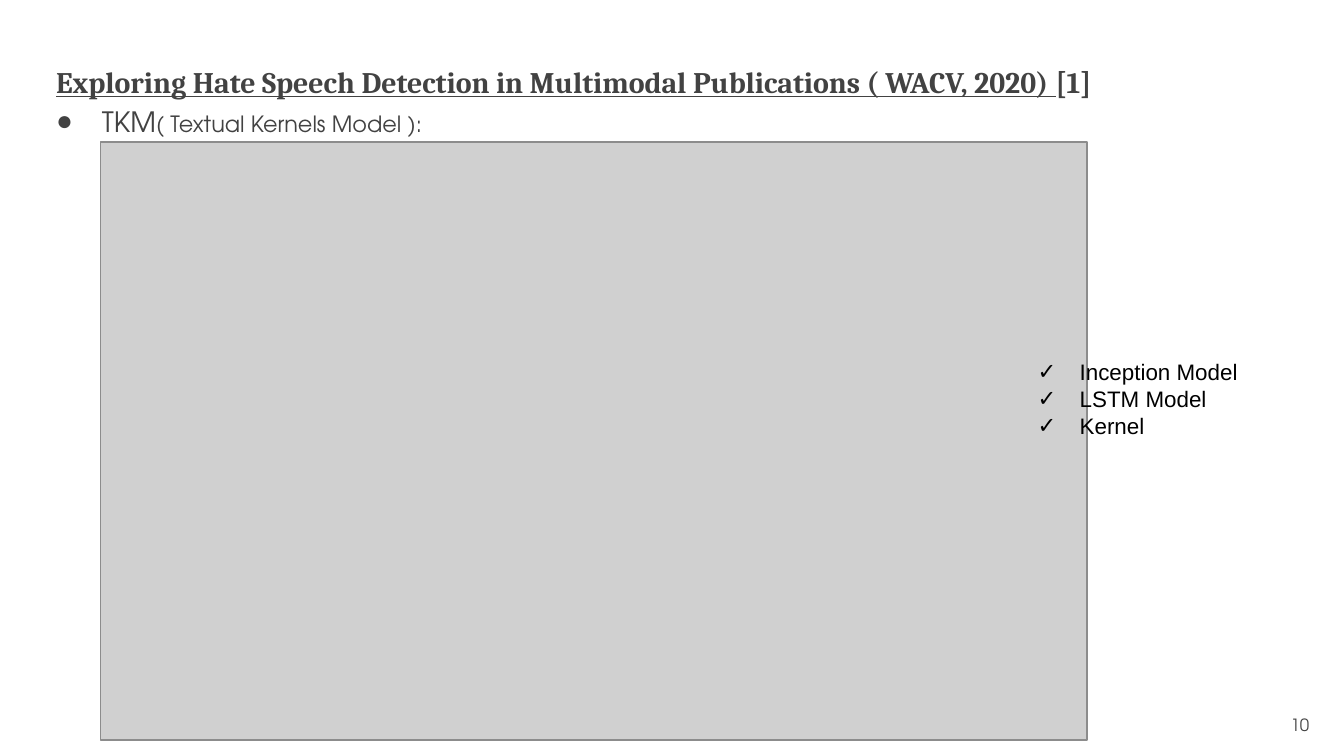
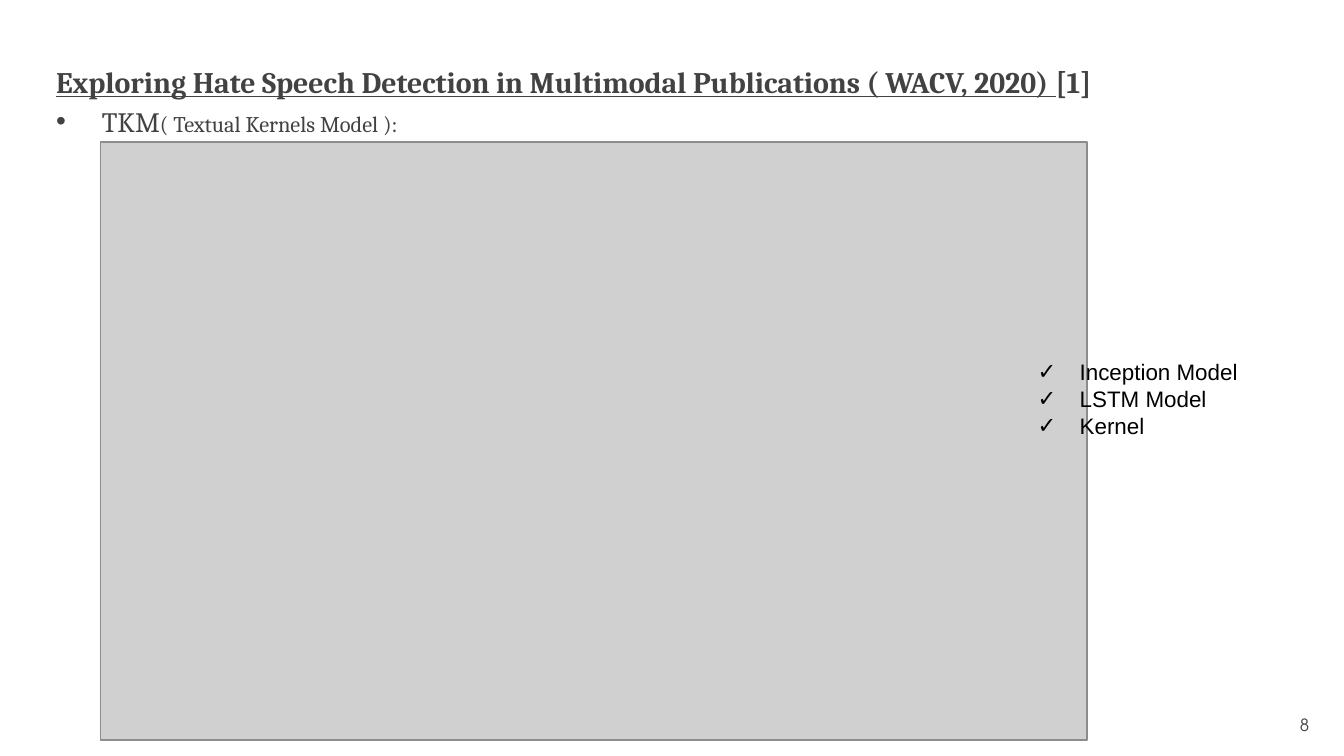
Before and after one commit to VarunBohara/Mini-Project-Documents, a slide deck: slide 8 of MINI PROJECT REVIEW.pptx (slide 10 before the commit). Drawn at 1344x756 pixels with LibreOffice and Linux fonts; fonts in the diff are those of the drawing; grey boxes stand for pictures. Boxes give left, top, right and bottom in pixels: in the first picture for what was removed or moved away, otherwise in the second. Text is boxed around its words. In the diff, an @@ line names an element or a change of style, - is before the commit and + after.

```diff
--- a/MINI PROJECT REVIEW.pptx
+++ b/MINI PROJECT REVIEW.pptx
@@ text at box(102, 113, 378, 132): font TeX Gyre Adventor to Cambria in "TKM( Textual Kernels Model ):"; bullet ● to • @@
@@ page number at box(1300, 718, 1309, 731): text changed @@
-10
+8
```
Also in this commit, not shown: 4 other slides changed, 3 slides added, 12 slides removed.
